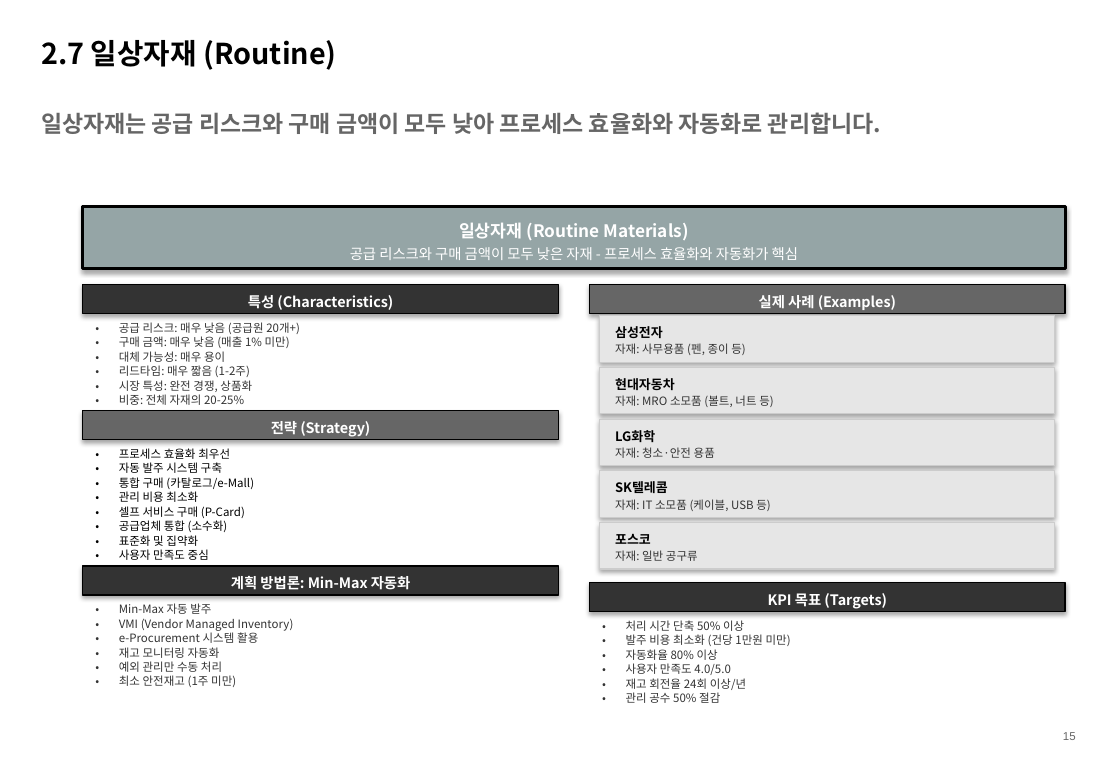
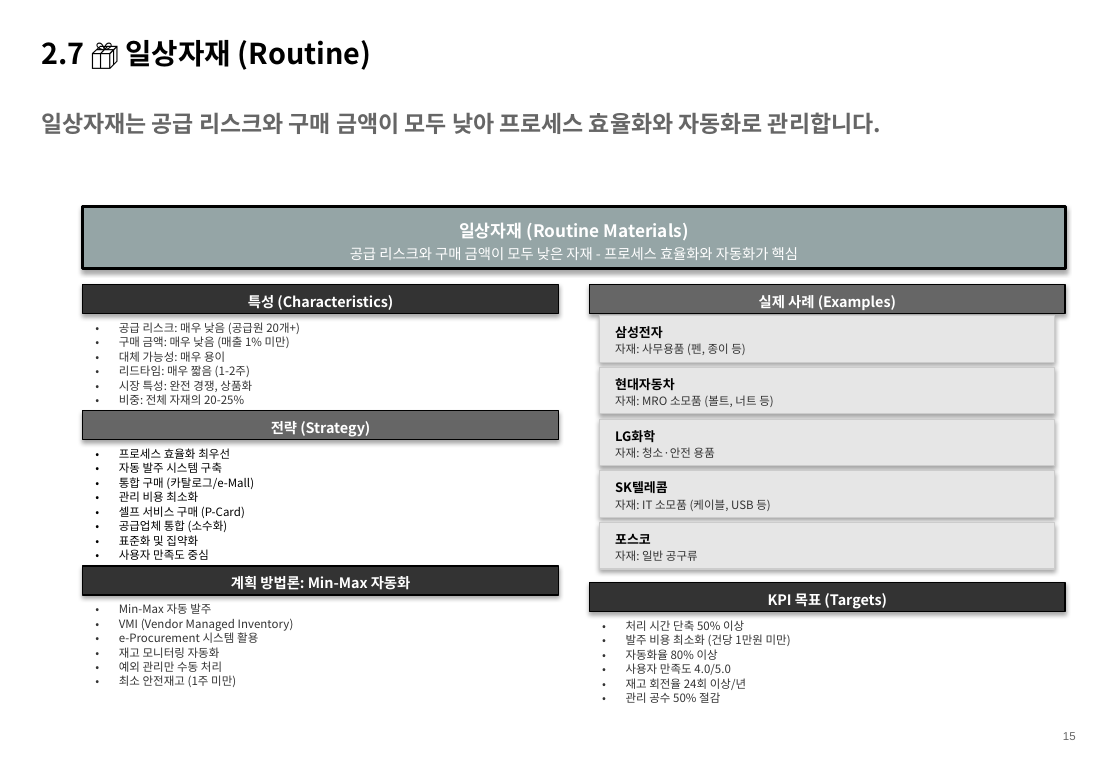
Before and after one commit to TurtleLEE-teacher/Kraljic_Course, a slide deck: slide 15 of PPTX_RESULT/Part1_Session1_StrategicInventory.pptx. Drawn at 1120x776 pixels with LibreOffice and Linux fonts; fonts in the diff are those of the drawing. Boxes give left, top, right and bottom in pixels: in the first picture for what was removed or moved away, otherwise in the second. Text is boxed around its words. In the diff, an @@ line names an element or a change of style, - is before the commit and + after.

```diff
--- a/PPTX_RESULT/Part1_Session1_StrategicInventory.pptx
+++ b/PPTX_RESULT/Part1_Session1_StrategicInventory.pptx
@@ text at <box>41,40,371,70</box>: text changed @@
-2.7 일상자재 (Routine)
+2.7 📦 일상자재 (Routine)
```
Also in this commit, not shown: 9 other slides changed, 1 other file.
